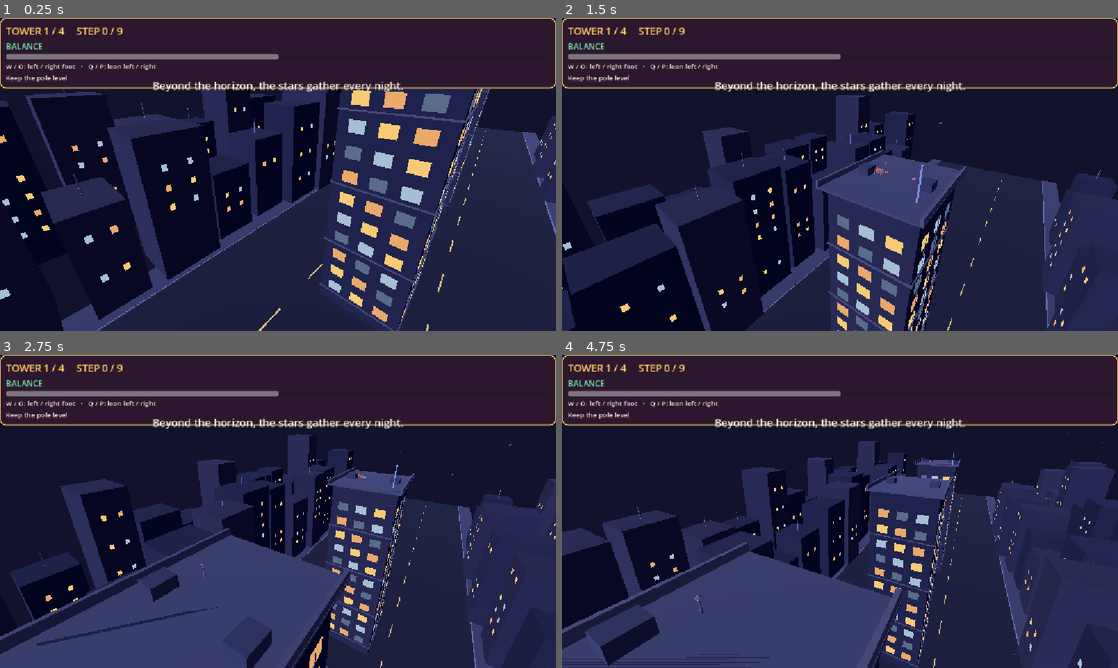
Above: before the commit, frames 1-4 (two rows, left to right).
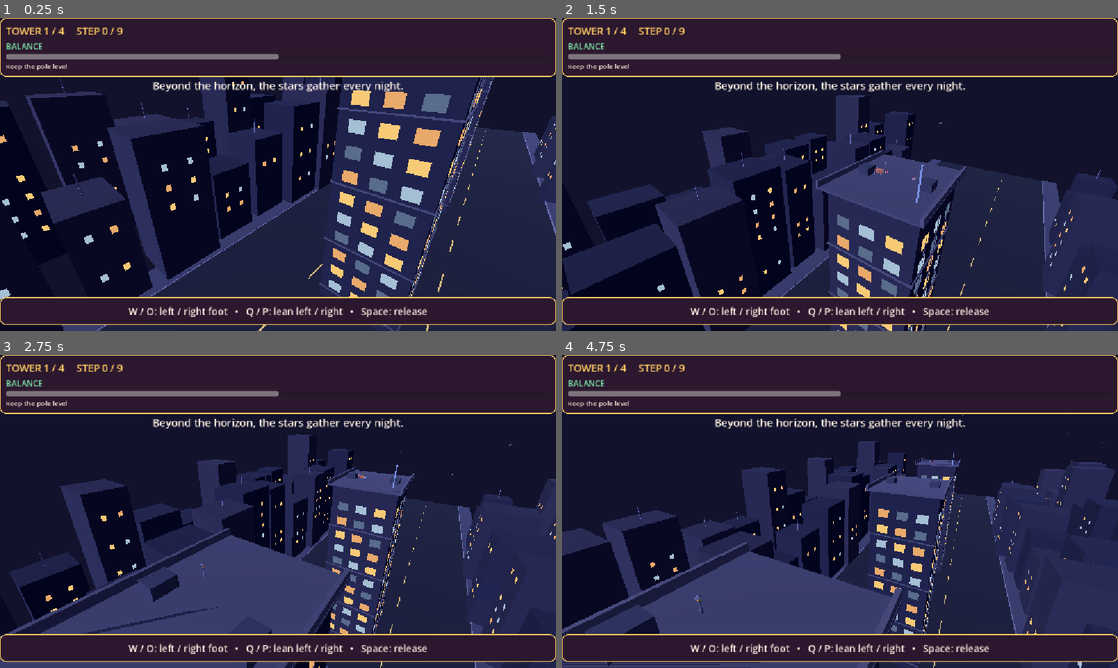
Above: after the commit, the same moments.

Repository: Ady-computerscience/tightrope_walker_alpha
Game: Godot game, scene res://scenes/main.tscn
The game is run twice, just before and just after one commit, with the same random seed, the same clock (stepped at 60 frames per second) and the same inputs.
Inputs:
- Up to frame 1 (0.25 s): no input
- Up to frame 2 (1.5 s): tap Enter at 0.5 s; hold P (lean_right) 0.53-1.28 s; tap Space (release) at 0.6, 1.35 s; hold Q (lean_left) from 1.28 s (still down)
- Up to frame 3 (2.75 s): release Q (lean_left) at 2.03 s; hold P (lean_right) from 2.03 s (still down); tap E at 2.1 s; tap Space (release) at 2.3 s
- Up to frame 4 (4.75 s): tap Space (release) at 2.85, 3.6, 4.55 s; release P (lean_right) at 3.53 s; hold Q (lean_left) from 3.53 s (still down); tap E at 4.35 s

The runs differ from the first frame. In frame 1, 8.2% of the frame differs, in the area x 0-100%, y 14-98%; in frame 2, 11%; in frame 3, 11%; in frame 4, 11%.

Commit message:
Improve control hint
- Move the control hint to the bottom of the screen, and increase font
  size.
- Implement a 10s countdown timer. The timer begins once the stuntman
  takes a successful first step. The control hint disappears once the
  timer completes.
- The control hint appears on game start and game restart.

Diff:
--- a/scripts/game.gd
+++ b/scripts/game.gd
@@ -37,6 +37,7 @@
 var step_duration := 0.0
 var step_result := ""
 var last_step_foot := ""
+var has_taken_first_step := false
 var fall_elapsed := 0.0
 var intro_elapsed := 0.0
 var outro_elapsed := 0.0
@@ -60,6 +61,7 @@
 	hud.stargaze_requested.connect(_stargaze)
 	hud.pause_requested.connect(_toggle_pause)
 	hud.show_caption("Beyond the horizon, the stars gather every night.")
+	hud.show_control_hint()
 
 
 func _process(delta: float) -> void:
@@ -124,6 +126,9 @@
 	var result := rules.try_step()
 	if result == "blocked" or result == "cooldown":
 		return
+	if not has_taken_first_step:
+		has_taken_first_step = true
+		hud.start_control_hint_countdown()
 	if foot.is_empty():
 		foot = "right" if last_step_foot == "left" else "left"
 	last_step_foot = foot
@@ -151,12 +156,14 @@
 	rules = Rules.new()
 	visual_z = Rules.step_z(1, 0)
 	last_step_foot = ""
+	has_taken_first_step = false
 	_play_walker_animation("idle")
 	step_duration = 0.0
 	fall_elapsed = 0.0
 	hud.set_paused(false)
 	hud.hide_win()
 	hud.show_caption("")
+	hud.show_control_hint()
 	_announce_tower()
 
 
--- a/scripts/game_hud.gd
+++ b/scripts/game_hud.gd
@@ -11,6 +11,7 @@
 const CORAL := Color("ff6a58")
 const MINT := Color("7ee8ac")
 const PANEL := Color("2c182e")
+const CONTROL_HINT_SECONDS := 10.0
 
 var _progress: Label
 var _stage: Label
@@ -21,10 +22,31 @@
 var _win: PanelContainer
 var _win_text: Label
 var _paused: PanelContainer
+var _control_hint: PanelContainer
+var _control_hint_elapsed := 0.0
+var _hint_countdown_started := false
 
 
 func _ready() -> void:
 	_build()
+
+
+func _process(delta: float) -> void:
+	if _control_hint.visible and _hint_countdown_started:
+		_control_hint_elapsed += delta
+		if _control_hint_elapsed >= CONTROL_HINT_SECONDS:
+			_control_hint.hide()
+
+
+func show_control_hint() -> void:
+	_control_hint.show()
+	_control_hint_elapsed = 0.0
+	_hint_countdown_started = false
+
+
+func start_control_hint_countdown() -> void:
+	_hint_countdown_started = true
+	_control_hint_elapsed = 0.0
 
 
 func show_status(tower: int, step: int, steps: int, kind: String, tilt: float, cue: String) -> void:
@@ -70,7 +92,7 @@
 
 	var top := PanelContainer.new()
 	top.set_anchors_preset(Control.PRESET_TOP_WIDE)
-	top.offset_bottom = 134.0
+	top.offset_bottom = 108.0
 	top.add_theme_stylebox_override("panel", _panel_style())
 	root.add_child(top)
 	var top_box := VBoxContainer.new()
@@ -87,9 +109,21 @@
 	_balance.show_percentage = false
 	_balance.custom_minimum_size = Vector2(0, 12)
 	top_box.add_child(_balance)
-	top_box.add_child(_label("W / O: left / right foot   •   Q / P: lean left / right", 14, CREAM))
 	_cue = _label("Keep the pole level", 14, CREAM)
 	top_box.add_child(_cue)
+
+	_control_hint = PanelContainer.new()
+	_control_hint.name = "Control Hint"
+	_control_hint.set_anchors_preset(Control.PRESET_BOTTOM_WIDE)
+	_control_hint.offset_top = -70.0
+	_control_hint.offset_bottom = -12.0
+	_control_hint.mouse_filter = Control.MOUSE_FILTER_IGNORE
+	_control_hint.add_theme_stylebox_override("panel", _panel_style())
+	root.add_child(_control_hint)
+	var hint_text := _label("W / O: left / right foot   •   Q / P: lean left / right   •   Space: release", 20, CREAM)
+	hint_text.horizontal_alignment = HORIZONTAL_ALIGNMENT_CENTER
+	_control_hint.add_child(hint_text)
+	_control_hint.hide()
 
 	_caption = _label("", 22, CREAM)
 	_caption.set_anchors_preset(Control.PRESET_CENTER_TOP)
--- a/tests/test_scene.gd
+++ b/tests/test_scene.gd
@@ -22,6 +22,52 @@
 		return true
 	if not _has_key_action("step_left", KEY_W) or not _has_key_action("step_right", KEY_O) or not _has_key_action("lean_left", KEY_Q) or not _has_key_action("lean_right", KEY_P):
 		printerr("FAIL: W/O step or Q/P lean bindings are missing")
+		quit(1)
+		return true
+	var hud: GameHUD = game.get("hud")
+	var hint: PanelContainer = hud.get("_control_hint")
+	if hint == null or not hint.visible or not is_equal_approx(hint.anchor_top, 1.0):
+		printerr("FAIL: control hint is not visible at the bottom on startup")
+		quit(1)
+		return true
+	hud.call("_process", 30.0)
+	if not hint.visible:
+		printerr("FAIL: startup control hint expired before the first step")
+		quit(1)
+		return true
+	game.set("mode", "walking")
+	var startup_rules: TightropeRules = game.get("rules")
+	startup_rules.last_step_at = startup_rules.time
+	game.call("_step", "left")
+	if game.get("has_taken_first_step"):
+		printerr("FAIL: cooldown press started control hint countdown")
+		quit(1)
+		return true
+	startup_rules.last_step_at = -10.0
+	game.call("_step", "left")
+	if not game.get("has_taken_first_step") or startup_rules.step != 1:
+		printerr("FAIL: first successful step did not start control hint countdown")
+		quit(1)
+		return true
+	hud.call("_process", 9.9)
+	if not hint.visible:
+		printerr("FAIL: control hint hid before ten seconds after first step")
+		quit(1)
+		return true
+	hud.call("_process", 0.2)
+	if hint.visible:
+		printerr("FAIL: control hint did not hide after ten seconds from first step")
+		quit(1)
+		return true
+	hud.call("_process", 30.0)
+	if hint.visible:
+		printerr("FAIL: control hint reappeared without a restart")
+		quit(1)
+		return true
+	game.call("_restart")
+	hud.call("_process", 11.0)
+	if not hint.visible or game.get("has_taken_first_step"):
+		printerr("FAIL: restarted round did not wait for its first step")
 		quit(1)
 		return true
 	var towers := game.get_node_or_null("Rooftop Skyscrapers")
@@ -85,11 +131,20 @@
 		quit(1)
 		return true
 	game.call("_restart")
+	if not hint.visible or game.get("has_taken_first_step"):
+		printerr("FAIL: control hint did not reset after restart")
+		quit(1)
+		return true
 	var run: TightropeRules = game.get("rules")
 	run.step = Rules.STEPS_PER_TOWER - 1
 	game.call("_step", "left")
 	if run.tower != 2 or run.checkpoint_tower != 1:
 		printerr("FAIL: next tower became checkpoint before landing")
+		quit(1)
+		return true
+	hud.call("_process", 10.1)
+	if hint.visible:
+		printerr("FAIL: restarted control hint did not expire after its first step")
 		quit(1)
 		return true
 	game.call("_update_step", 1.0)
@@ -110,6 +165,11 @@
 		printerr("FAIL: fall did not respawn on last reached rooftop: state=%s tower=%d z=%f elapsed=%f" % [run.state, run.tower, game.get("visual_z"), game.get("fall_elapsed")])
 		quit(1)
 		return true
+	hud.call("_process", 11.0)
+	if hint.visible or not game.get("has_taken_first_step"):
+		printerr("FAIL: control hint reappeared after fall respawn")
+		quit(1)
+		return true
 	print("PASS: main scene initializes and step action works")
 	quit(0)
 	return true
